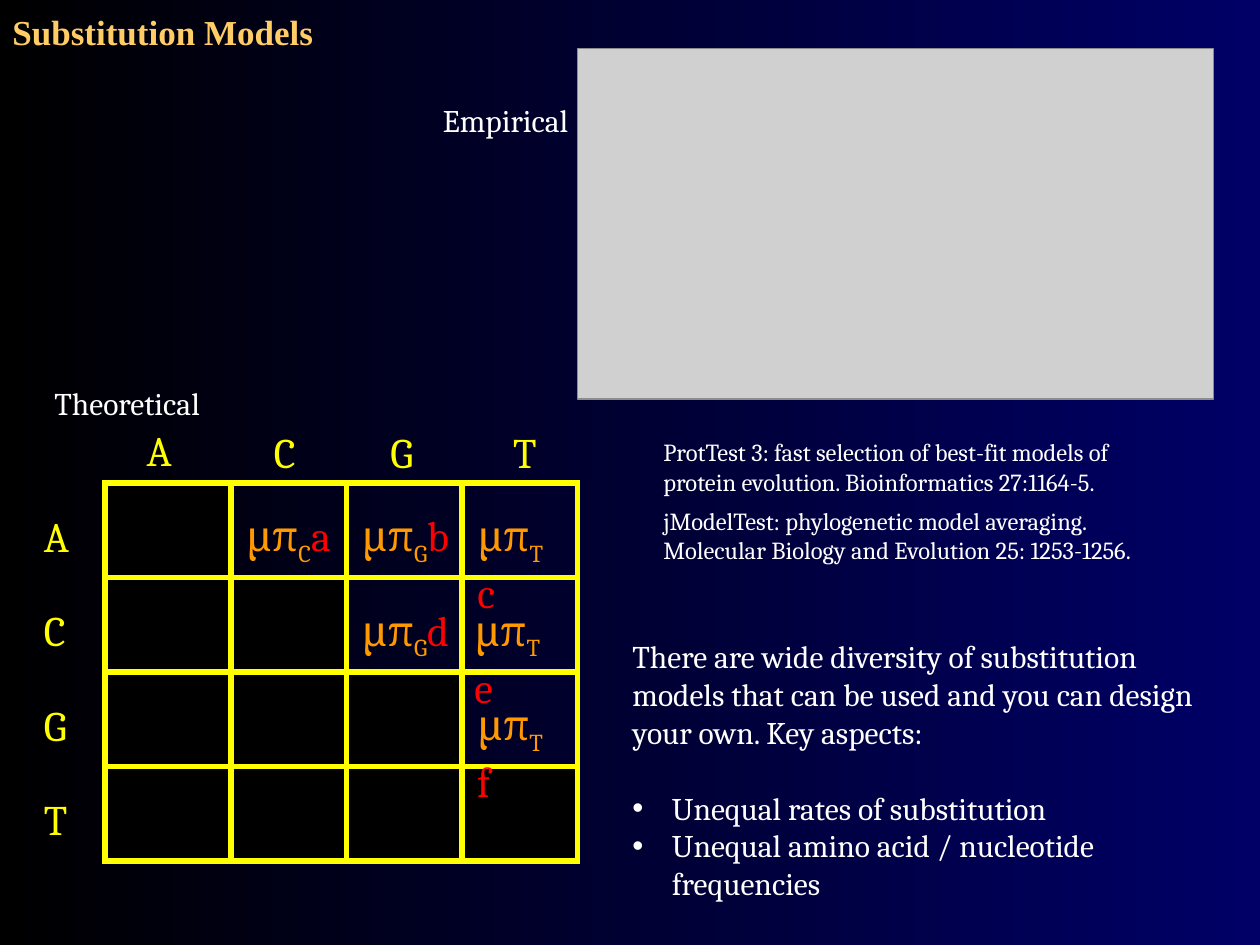
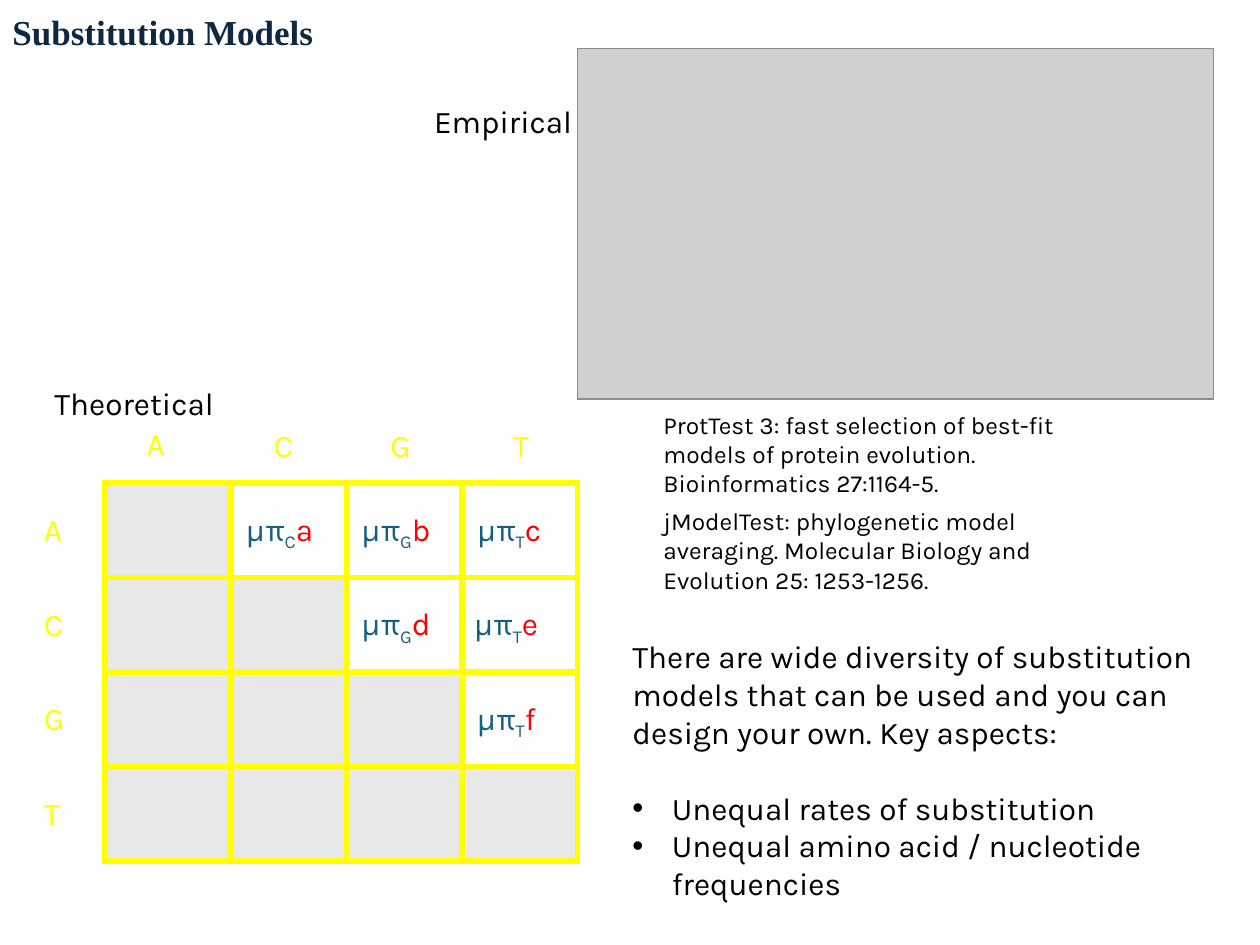
Before and after one commit to agmcarthur/Biochem-3BP3, a slide deck: slide 44 of Lectures/Lecture 3 - Evolutionary Biology.pptx (slide 40 before the commit). Drawn at 1260x945 pixels with LibreOffice and Linux fonts; fonts in the diff are those of the drawing; grey boxes stand for pictures. Boxes give left, top, right and bottom in pixels: in the first picture for what was removed or moved away, otherwise in the second. Text is boxed around its words. In the diff, an @@ line names an element or a change of style, - is before the commit and + after.

```diff
--- a/Lectures/Lecture 3 - Evolutionary Biology.pptx
+++ b/Lectures/Lecture 3 - Evolutionary Biology.pptx
@@ background gradient #000000 to #000066 to #FFFFFF @@
@@ text "Substitution Models" at (12, 20, 313, 46): text colour #FFCC66 to #0E2841 @@
@@ text "Empirical": place and size @@
-text "Empirical" at (443, 110, 568, 139)
+text "Empirical" at (434, 111, 572, 141)
@@ font Cambria to Karla, text colour #FFFFFF to #000000 in 5 elements at (54, 393, 213, 416), (663, 513, 1031, 590), (632, 646, 1192, 903), (434, 111, 572, 141), (663, 417, 1054, 493) @@
@@ text "ProtTest 3: fast selection of ...": place and size @@
-text "ProtTest 3: fast selection of ..." at (663, 443, 1108, 496)
+text "ProtTest 3: fast selection of ..." at (663, 417, 1054, 493)
@@ text "μπCa" at (234, 503, 344, 566): size 24 to 18 pt, font Cambria to Karla; text colour #FF9900 to #156082 in "μπCa" @@
@@ text "μπGb" at (349, 503, 462, 566): size 24 to 18 pt, font Cambria to Karla; text colour #FF9900 to #156082 in "μπGb" @@
@@ text "μπTc" at (465, 503, 573, 566): size 24 to 18 pt, font Cambria to Karla; text colour #FF9900 to #156082 in "μπTc" @@
@@ text "μπGd" at (349, 597, 462, 660): size 24 to 18 pt, font Cambria to Karla; text colour #FF9900 to #156082 in "μπGd" @@
@@ text "μπTe" at (462, 597, 571, 660): size 24 to 18 pt, font Cambria to Karla; text colour #FF9900 to #156082 in "μπTe" @@
@@ text "μπTf" at (465, 692, 568, 755): size 24 to 18 pt, font Cambria to Karla; text colour #FF9900 to #156082 in "μπTf" @@
@@ fill #000000 to #E8E8E8; outline #FFFFFF 0.75 pt to #000000 0.75 pt in 4 elements at (105, 483, 231, 858), (231, 577, 346, 858), (346, 672, 462, 858), (462, 766, 578, 861) @@
@@ size 24 to 18 pt, font Cambria to Karla in 8 elements at (147, 435, 165, 455), (274, 437, 293, 458), (44, 710, 64, 731), (513, 437, 529, 457), (44, 521, 62, 541), (44, 616, 63, 637), (390, 437, 410, 458), (44, 805, 60, 825) @@
```
Also in this commit, not shown: 67 other slides changed, 4 slides added, 13 other files.
